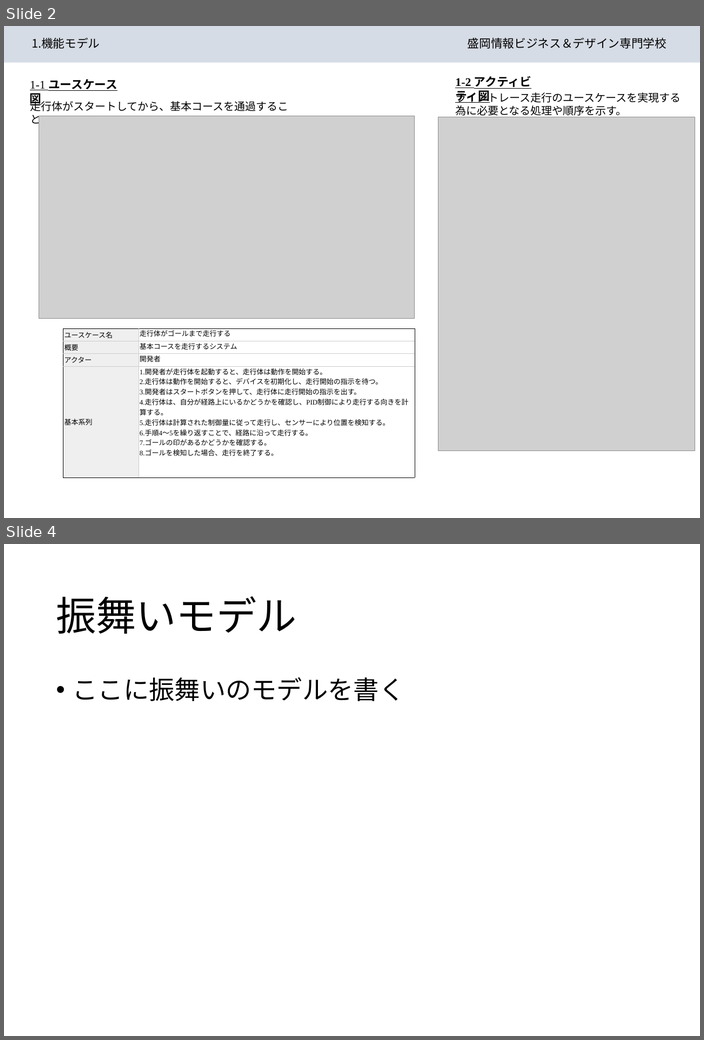
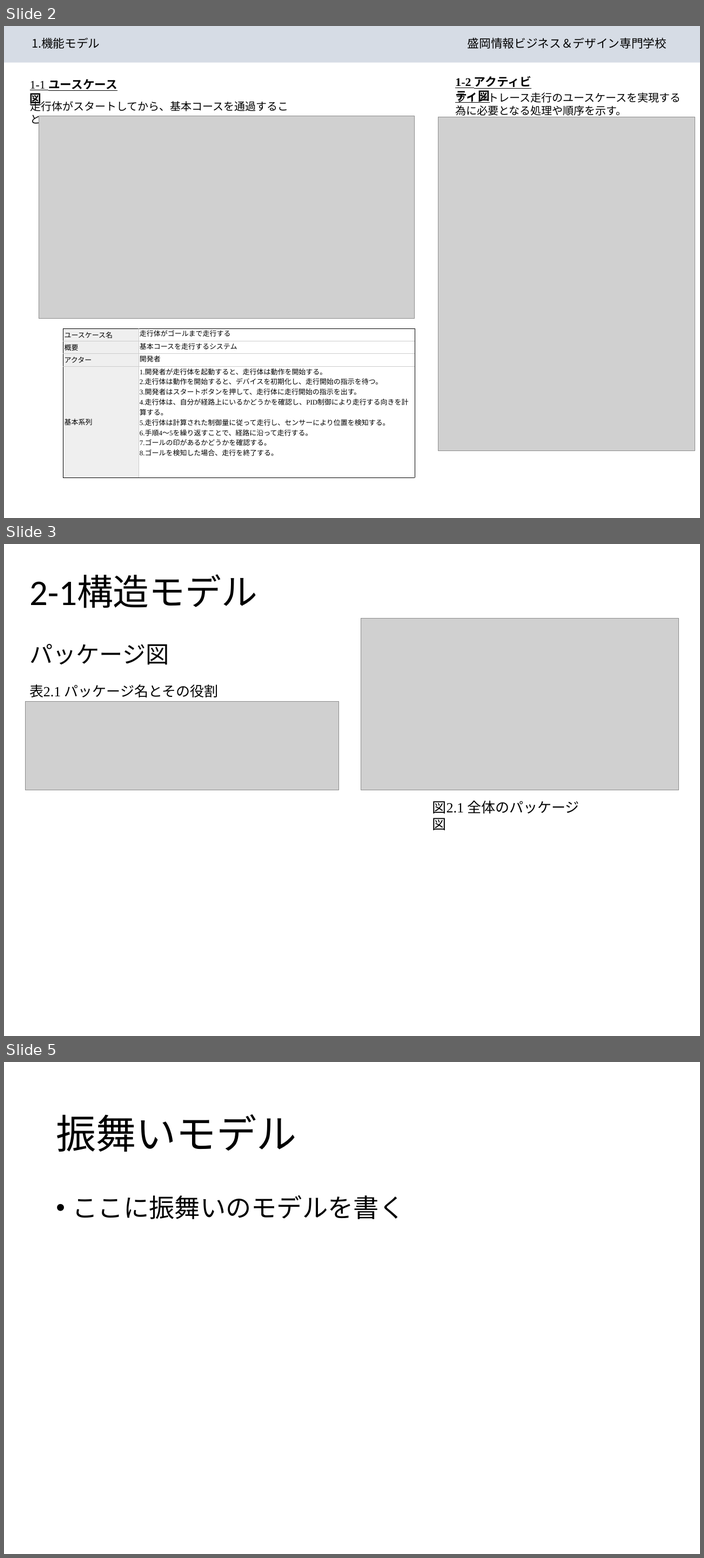
Before and after one commit to ishiki11/robot_b-team, a slide deck: model_file_template_primary.pptx. Shown one above the other, each under a label of ours: slides 2 and 4 before the commit, slides 2, 3 and 5 after it; the slides between them are not shown. The pictures are 704x1040 and 704x1558 pixels, drawn with LibreOffice and Linux fonts; fonts in the diff are those of the drawing; grey boxes stand for pictures. Boxes give left, top, right and bottom in pixels: in the first picture for what was removed or moved away, otherwise in the second. Text is boxed around its words. In the diff, an @@ line names an element or a change of style, - is before the commit and + after.

Commit message:
機能モデルの追加

```diff
--- a/model_file_template_primary.pptx
+++ b/model_file_template_primary.pptx
@@ slide 3 added at [4, 544, 700, 1036], background #FFFFFF @@
@@ title added at [29, 575, 257, 608], 61.7 pt, text #000000 @@
+2-1構造モデル
@@ picture added at [361, 619, 678, 790] @@
@@ text added at [29, 644, 169, 665], 40 pt, text #000000 @@
+パッケージ図
@@ text added at [29, 684, 218, 697], 24 pt, text #000000 @@
+表2.1 パッケージ名とその役割
@@ picture added at [26, 701, 338, 790] @@
@@ text added at [432, 800, 579, 813], 24 pt, text #000000 @@
+図2.1 全体のパッケージ図
@@ what was slide 4 is now slide 5 @@
```
Also in this commit, not shown: 1 other slide added, 1 slide removed.
